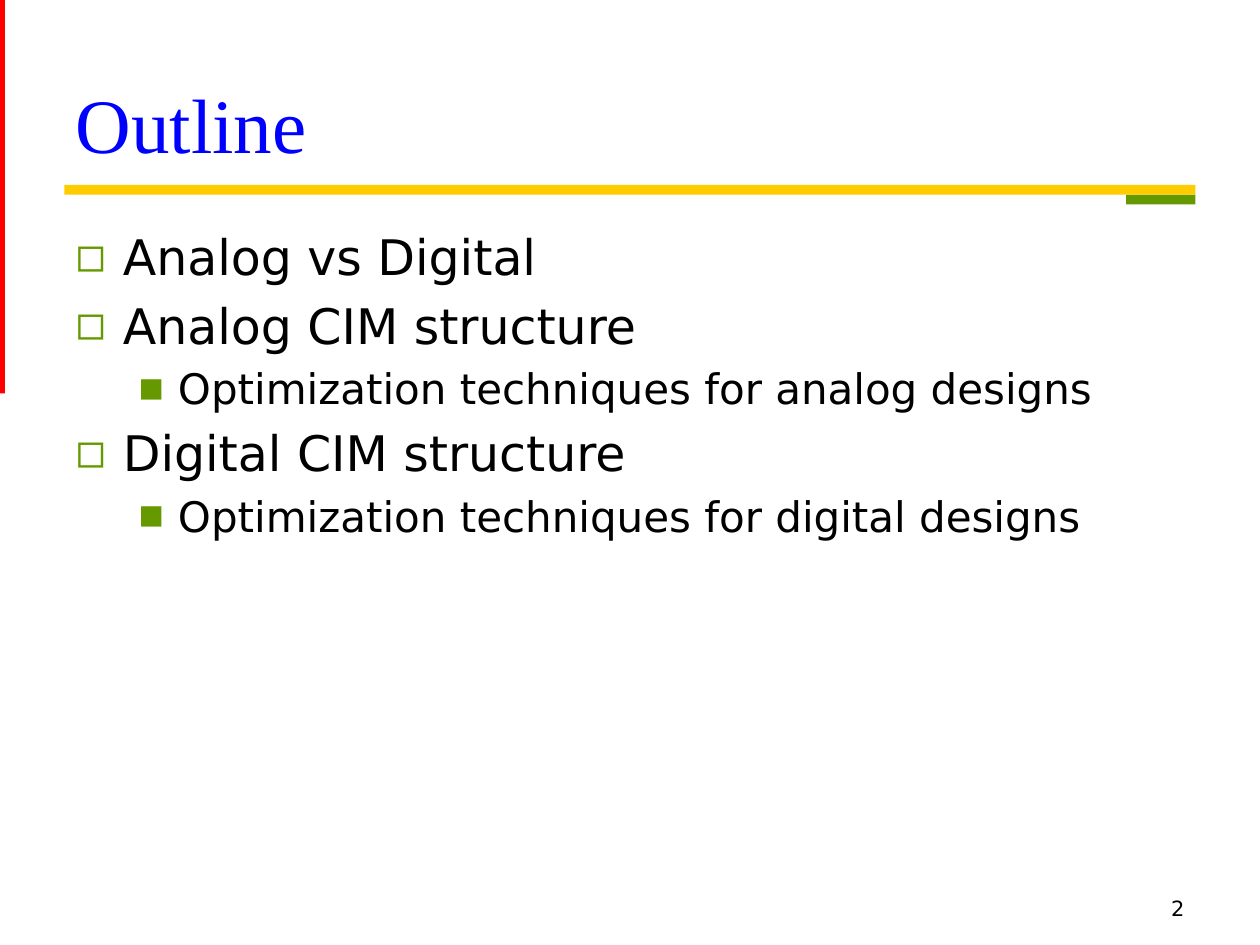
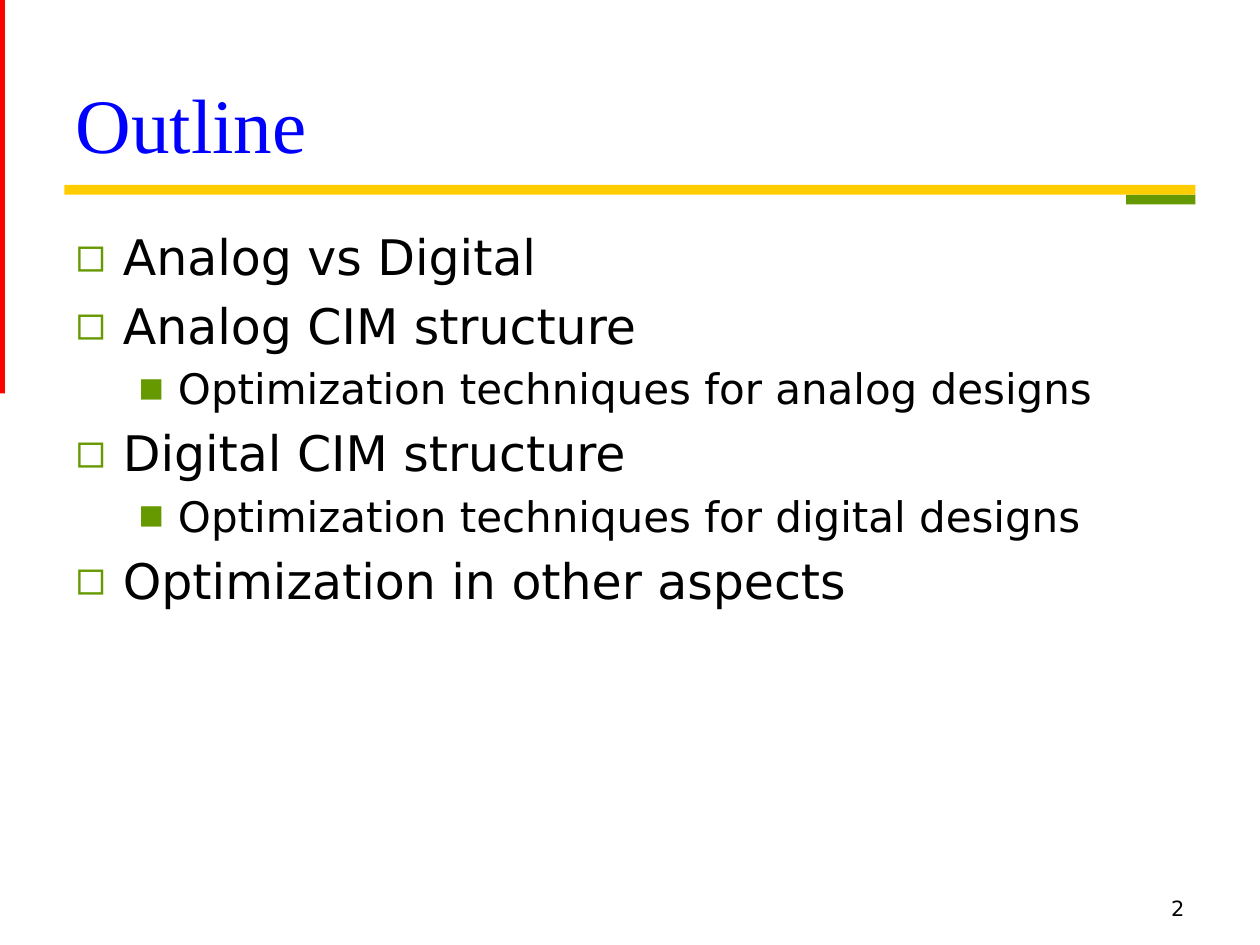
Before and after one commit to Oniontow/TTLiu_Project, a slide deck: slide 2 of papers/new stone.pptx. Drawn at 1260x945 pixels with LibreOffice and Linux fonts; fonts in the diff are those of the drawing. Boxes give left, top, right and bottom in pixels: in the first picture for what was removed or moved away, otherwise in the second. Text is boxed around its words. In the diff, an @@ line names an element or a change of style, - is before the commit and + after.

```diff
--- a/papers/new stone.pptx
+++ b/papers/new stone.pptx
@@ text at [123, 561, 845, 610]: paragraph added @@
+◻ Optimization in other aspects
```
Also in this commit, not shown: 1 other slide changed, 1 slide added.
